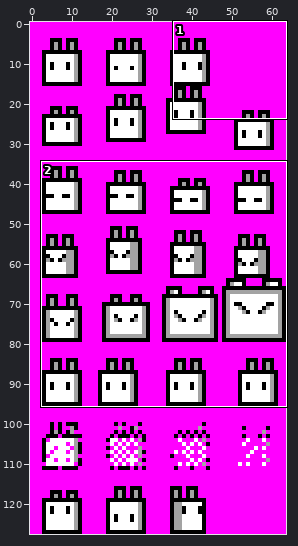
Sprite sheet: data/player.ch.png. The first picture is a wide view before the edit; the outline marks the close-up.
Close-up. Before:
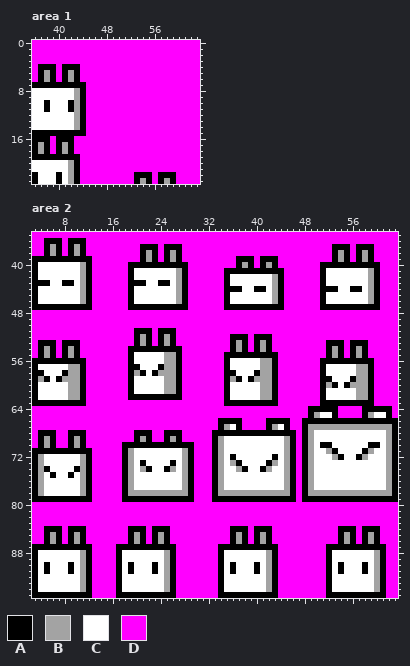
The file is 64x128 pixels. Shown: area 1: x 36..63, y 0..23; area 2: x 3..63, y 35..95. The commit also changed other parts of the picture, which this record leaves out.
Palette (. is transparent): A #000000  B #a3a3a3  C #ffffff  D #ff00ff
Pixels before, area 1, first column x 36:
 0 DDDDDDDDDDDDDDDDDDDDDDDDDDDD
 1 DDDDDDDDDDDDDDDDDDDDDDDDDDDD
 2 DDDDDDDDDDDDDDDDDDDDDDDDDDDD
 3 DDDDDDDDDDDDDDDDDDDDDDDDDDDD
 4 DAAADAAADDDDDDDDDDDDDDDDDDDD
 5 DABADABADDDDDDDDDDDDDDDDDDDD
 6 DABADABADDDDDDDDDDDDDDDDDDDD
 7 AAAAAAAAADDDDDDDDDDDDDDDDDDD
 8 CCCCCCCBADDDDDDDDDDDDDDDDDDD
 9 CCCCCCCBADDDDDDDDDDDDDDDDDDD
10 CCACCCABADDDDDDDDDDDDDDDDDDD
11 CCACCCABADDDDDDDDDDDDDDDDDDD
12 CCCCCCCBADDDDDDDDDDDDDDDDDDD
13 CCCCCCCBADDDDDDDDDDDDDDDDDDD
14 CCCCCCCBADDDDDDDDDDDDDDDDDDD
15 AAAAAAAAADDDDDDDDDDDDDDDDDDD
16 AAADAAADDDDDDDDDDDDDDDDDDDDD
17 ABADABADDDDDDDDDDDDDDDDDDDDD
18 ABADABADDDDDDDDDDDDDDDDDDDDD
19 AAAAAAAADDDDDDDDDDDDDDDDDDDD
20 CCCCCCBADDDDDDDDDDDDDDDDDDDD
21 CCCCCCBADDDDDDDDDDDDDDDDDDDD
22 ACCCACBADDDDDDDDDAAADAAADDDD
23 ACCCACBADDDDDDDDDABADABADDDD
Pixels before, area 2 (only the part around the change), first column x 3:
35 DDDDDDDDDDDDDDDDDDDDDDDDDDDDDDDDDDDDDDDDDDDDDDDDDDDDDDDDDDDDD
36 DDAAADAAADDDDDDDDDDDDDDDDDDDDDDDDDDDDDDDDDDDDDDDDDDDDDDDDDDDD
37 DDABADABADDDDDDDDDAAADAAADDDDDDDDDDDDDDDDDDDDDDDDDAAADAAADDDD
38 DDABADABADDDDDDDDDABADABADDDDDDDDDDDDDDDDDDDDDDDDDABADABADDDD
39 AAAAAAAAAADDDDDDDDABADABADDDDDDDDDAAADAAADDDDDDDDDABADABADDDD
40 ACCCCCCCBADDDDDDAAAAAAAAAADDDDDDDDABADABADDDDDDDAAAAAAAAAADDD
41 ACCCCCCCBADDDDDDACCCCCCCBADDDDDDAAAAAAAAAADDDDDDACCCCCCCBADDD
42 ACCCCCCCBADDDDDDACCCCCCCBADDDDDDACCCCCCCBADDDDDDACCCCCCCBADDD
43 AAACCAACBADDDDDDAAACCAACBADDDDDDACCCCCCCBADDDDDDACCCCCCCBADDD
44 ACCCCCCCBADDDDDDACCCCCCCBADDDDDDAAACCAACBADDDDDDAAACCAACBADDD
45 ACCCCCCCBADDDDDDACCCCCCCBADDDDDDACCCCCCCBADDDDDDACCCCCCCBADDD
46 ACCCCCCCBADDDDDDACCCCCCCBADDDDDDACCCCCCCBADDDDDDACCCCCCCBADDD
47 AAAAAAAAAADDDDDDAAAAAAAAAADDDDDDAAAAAAAAAADDDDDDAAAAAAAAAADDD
48 DDDDDDDDDDDDDDDDDDDDDDDDDDDDDDDDDDDDDDDDDDDDDDDDDDDDDDDDDDDDD
49 DDDDDDDDDDDDDDDDDDDDDDDDDDDDDDDDDDDDDDDDDDDDDDDDDDDDDDDDDDDDD
50 DDDDDDDDDDDDDDDDDDDDDDDDDDDDDDDDDDDDDDDDDDDDDDDDDDDDDDDDDDDDD
51 DDDDDDDDDDDDDDDDDAAADAAADDDDDDDDDDDDDDDDDDDDDDDDDDDDDDDDDDDDD
52 DDDDDDDDDDDDDDDDDABADABADDDDDDDDDAAADAAADDDDDDDDDDDDDDDDDDDDD
53 DAAADAAADDDDDDDDDABADABADDDDDDDDDABADABADDDDDDDDDAAADAAADDDDD
54 DABADABADDDDDDDDAAAAAAAAADDDDDDDDABADABADDDDDDDDDABADABADDDDD
55 DABADABADDDDDDDDACCCCCBBADDDDDDDAAAAAAAAADDDDDDDDABADABADDDDD
56 AAAAAAAAADDDDDDDACCCCCBBADDDDDDDACCCCCBBADDDDDDDAAAAAAAAADDDD
57 ACCCCCBBADDDDDDDAACCCABBADDDDDDDACCCCCBBADDDDDDDACCCCCBBADDDD
58 AACCCABBADDDDDDDABACABBBADDDDDDDAACCCABBADDDDDDDACCCCCBBADDDD
59 ABACABBBADDDDDDDACCCCCBBADDDDDDDABACABBBADDDDDDDAACCCABBADDDD
60 ACCCCCBBADDDDDDDACCCCCBBADDDDDDDACCCCCBBADDDDDDDABACABBBADDDD
61 ACCCCCBBADDDDDDDACCCCCBBADDDDDDDACCCCCBBADDDDDDDACCCCCBBADDDD
62 ACCCCCBBADDDDDDDAAAAAAAAADDDDDDDACCCCCBBADDDDDDDACCCCCBBADDDD
63 AAAAAAAAADDDDDDDDDDDDDDDDDDDDDDDAAAAAAAAADDDDDDDAAAAAAAAADDDD
64 DDDDDDDDDDDDDDDDDDDDDDDDDDDDDDDDDDDDDDDDDDDDDDAAAAADDDDAAAAAD
65 DDDDDDDDDDDDDDDDDDDDDDDDDDDDDDDDDDDDDDDDDDDDDDABCCADDDDABCCAD
66 DDDDDDDDDDDDDDDDDDDDDDDDDDDDDDDAAAADDDDAAAADDAAAAAAAAAAAAAAAA
67 DDDDDDDDDDDDDDDDDDDDDDDDDDDDDDDABCADDDDABCADDABBBBBBBBBBBBBBA
68 DAAADDAAADDDDDDDDAAADDAAADDDDDAAAAAAAAAAAAAADABCCCCCCCCCCCCBA
69 DABADDABADDDDDDDDABADDABADDDDDABCCCCCCCCCCBADABCCCCCCCCCCCCBA
70 DABADDABADDDDDDAAAAAAAAAAAADDDABCCCCCCCCCCBADABCAACCCCCCAACBA
71 AAAAAAAAAADDDDDABCCCCCCCCBADDDABCCCCCCCCCCBADABCCBACCCCABCCBA
72 ABCCCCCCBADDDDDABCCCCCCCCBADDDABCACCCCCCACBADABCCCBACCABCCCBA
73 ABCCCCCCBADDDDDABCACCCCACBADDDABCBACCCCABCBADABCCCCCCCCCCCCBA
74 ABACCCCABADDDDDABCBACCABCBADDDABCCBACCABCCBADABCCCCCCCCCCCCBA
75 ABCACCACBADDDDDABCCCCCCCCBADDDABCCCCCCCCCCBADABCCCCCCCCCCCCBA
76 ABCCCCCCBADDDDDABCCCCCCCCBADDDABCCCCCCCCCCBADABCCCCCCCCCCCCBA
77 ABCCCCCCBADDDDDABCCCCCCCCBADDDABCCCCCCCCCCBADABCCCCCCCCCCCCBA
78 ABCCCCCCBADDDDDABBBBBBBBBBADDDABBBBBBBBBBBBADABBBBBBBBBBBBBBA
79 AAAAAAAAAADDDDDAAAAAAAAAAAADDDAAAAAAAAAAAAAADAAAAAAAAAAAAAAAA
80 DDDDDDDDDDDDDDDDDDDDDDDDDDDDDDDDDDDDDDDDDDDDDDDDDDDDDDDDDDDDD
81 DDDDDDDDDDDDDDDDDDDDDDDDDDDDDDDDDDDDDDDDDDDDDDDDDDDDDDDDDDDDD
82 DDDDDDDDDDDDDDDDDDDDDDDDDDDDDDDDDDDDDDDDDDDDDDDDDDDDDDDDDDDDD
83 DDDDDDDDDDDDDDDDDDDDDDDDDDDDDDDDDDDDDDDDDDDDDDDDDDDDDDDDDDDDD
84 DDAAADAAADDDDDDDAAADAAADDDDDDDDDDAAADAAADDDDDDDDDDDAAADAAADDD
85 DDABADABADDDDDDDABADABADDDDDDDDDDABADABADDDDDDDDDDDABADABADDD
86 DDABADABADDDDDDDABADABADDDDDDDDDDABADABADDDDDDDDDDDABADABADDD
87 AAAAAAAAAADDDDAAAAAAAAAADDDDDDDAAAAAAAAAADDDDDDDDAAAAAAAAAADD
88 ACCCCCCCBADDDDACCCCCCCBADDDDDDDACCCCCCCBADDDDDDDDACCCCCCCBADD
89 ACCCCCCCBADDDDACCCCCCCBADDDDDDDACCCCCCCBADDDDDDDDACCCCCCCBADD
90 ACACCCACBADDDDACACCCACBADDDDDDDACACCCACBADDDDDDDDACACCCACBADD
91 ACACCCACBADDDDACACCCACBADDDDDDDACACCCACBADDDDDDDDACACCCACBADD
92 ACCCCCCCBADDDDACCCCCCCBADDDDDDDACCCCCCCBADDDDDDDDACCCCCCCBADD
93 ACCCCCCCBADDDDACCCCCCCBADDDDDDDACCCCCCCBADDDDDDDDACCCCCCCBADD
94 ACCCCCCCBADDDDACCCCCCCBADDDDDDDACCCCCCCBADDDDDDDDACCCCCCCBADD
95 AAAAAAAAAADDDDAAAAAAAAAADDDDDDDAAAAAAAAAADDDDDDDDAAAAAAAAAADD
And afterwards:
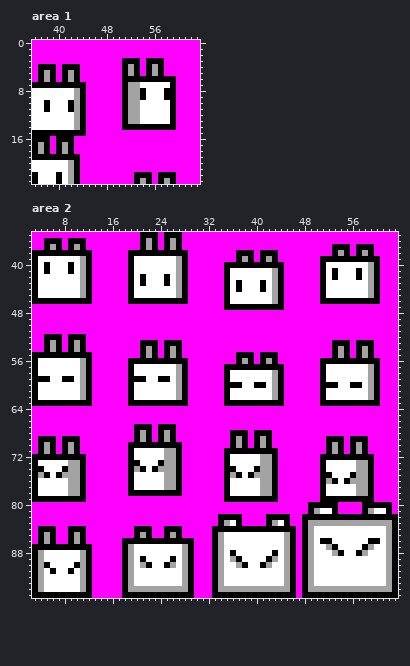
Edits made:
Changed rows in their new state; - is an unchanged pixel.
Area 1:
first column x 51:
 3 AAA-AAA--
 4 ABA-ABA--
 5 ABA-ABA--
 6 AAAAAAAAA
 7 ABBCCCCCA
 8 ABBACCCAA
 9 ABBACCCAA
10 ABBCCCCCA
11 ABBCCCCCA
12 ABBCCCCCA
13 ABBCCCCCA
14 AAAAAAAAA
Area 2:
first column x 3:
35 ------------------AAA-AAA---------------------------------
36 ------------------ABA-ABA---------------------------------
37 -------------------B---B----------------------------------
38 AA-A-A-A-A------AA-A-A-A-A--------AAA-AAA-----------------
39 -CCCCCCCB-------ACCCCCCCBA---------B---B--------AA-A-A-A-A
40 --A---A----------CCCCCCCB-------AA-A-A-A-A-------CCCCCCCB-
41 --A---A--------------------------CCCCCCCB---------A---A---
42 ------------------A---A---------------------------A---A---
43 -CC--CC----------C---C------------A---A-------------------
44 ---------------------------------C---C-----------CC--CC---
46 -AAAAAAAA--------AAAAAAAA------------------------AAAAAAAA-
47 DDDDDDDDDD------DDDDDDDDDD----------------------DDDDDDDDDD
first column x 3:
51 -----------------DDD-DDD-------------------------------------
52 --AAA-AAA--------DDD-DDD---------DDD-DDD---------------------
53 -D-BAD-BA--------DA-ADA-A--------DDD-DDD---------D--AD--A----
54 -DABADABA-------DD-B-D-B---------DDD-DDD---------DABADABA----
55 A-A-A-A-AA------DDABADA---------DD---D-----------DABADABA----
56 -CCCCCCCBA-------AAAAAAA-A------DDABADA------------------A---
57 ------CCBA-------C---CCCBA-------AAAAAAA-A------------CCBA---
58 -C---CCCBA-------CC-CCCCBA-------C---CCCBA------------CCBA---
59 -A--CAACBA-------AA--AACBA-------CC-CCCCBA-------C---CCCBA---
60 ------CCBA------------CCBA-------AA--AACBA-------A--CAACBA---
61 ------CCBA------------CCBA------------CCBA------------CCBA---
62 ------CCBA-------CCCCCCCBA------------CCBA------------CCBA---
63 ---------A------AAAAAAAAAA---------------A---------------A---
64 ----------------------------------------------DDDDD----DDDDD-
65 ----------------------------------------------DDDDD----DDDDD-
66 -------------------------------DDDD----DDDD--DDDDDDDDDDDDDDDD
67 -----------------AAA-AAA-------DDDD----DDDD--DDDDDDDDDDDDDDDD
68 -DDD--DDD---------B--AB-D-----DDD---D---DDDD-DDDDDDDDDDDDDDDD
69 --A--A-AD------------ABAD-----DDDABADABADDDD-DDDDAAADAAADDDDD
70 -----ABAD------D---------DD---DDDABADABADDDD-DDDD-BADABADDDDD
71 D-B-D-B-DD-----DA-----BBADD---DDAAAAAAAAADDD-DDDDABADAB-DDDDD
72 -AAAAAAAAD-----DA-----BBADD---DDAC----BB-DDD-DDDAAA-AA-AADDDD
73 -C----BBAD-----DAAC--ABBADD---DDACC---BBADDD-DDDA-----BBADDDD
74 -AC--ABBAD-----DABACABB-ADD---DDAACC-AB-ADDD-DDDA-----BBADDDD
75 --ACABBBAD-----DA-----BBADD---DDABA-ABBBADDD-DDDAA---ABBADDDD
76 -C----BBAD-----DA-----BBADD---DDA-----BBADDD-DDDABA-ABBBADDDD
77 -C----BBAD-----DA-----BBADD---DDA-----BBADDD-DDDA-----BBADDDD
78 -C----BBAD-----DAAAAAAAAADD---DDACCCCC--ADDD-DDDACCCCC--ADDDD
79 ---------D-----DDDDDDDDDDDD---DD---------DDD-DDD---------DDDD
80 ----------------------------------------------AAAAA----AAAAA-
81 ----------------------------------------------ABCCA----ABCCA-
82 -------------------------------AAAA----AAAA--AAAAAAAAAAAAAAAA
83 -------------------------------ABCA----ABCA--ABBBBBBBBBBBBBBA
84 -A--D-----------D--ADD-AA-----AAA---A---AAAA-ABCCCCCCCCCCCCBA
85 -ABAD-----------DABADD-BA-----ABCCCCCCCCCCBA-ABCCCCCCCCCCCCBA
86 -ABAD----------A-A-A-A-AAAA---ABCCCCCCCCCCBA-ABCAACCCCCCA-CBA
87 --------------D-BCCCCCCCCBA---ABCCCCCCCCCCBA-ABCCB-CCCC-BCCBA
88 -B------------DAB-----CCCBA---AB-A-----C-CBA-ABCCCBA--AB-CCBA
89 -B------------DAB-A---C-CBA---AB-BA----ABCBA-ABCCC-------CCBA
90 -B----CA------DAB-BAC-ABCBA---AB-CBA-CA-CCBA-ABCCC-C---C-CCBA
91 -BCA----------DAB---C-CCCBA---AB-C---C-CCCBA-ABCCC-C---C-CCBA
92 -B------------DAB-----CCCBA---AB-------CCCBA-ABCCC-------CCBA
93 -B------------DAB-----CCCBA---AB-------CCCBA-ABCCC-------CCBA
94 -B------------DABBBBBB-BBBA---ABBBBBBBB-BBBA-ABBBBBBBBBBB-BBA
95 --------------D---------AAA---A----------AAA-AAAA----------AA
